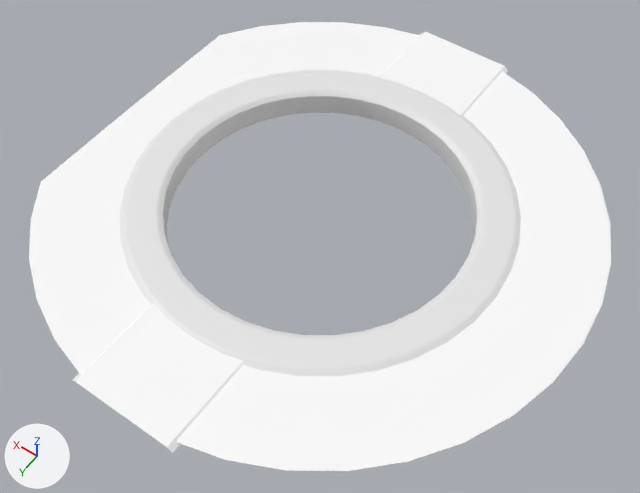
The FBX model Assets/Models/ObjetosEscalados/ascensor_base.fbx, before and after one commit.
Both versions are drawn from a camera (50 mm lens) standing at (-21.0, 22.1, 24.1) and looking at (-9.5, 6.1, -1.1). Arrows for +X, +Y and +Z are at lower left; the lights stay in place. Where no turn or scale is listed for an object, it has been applied to the vertices.
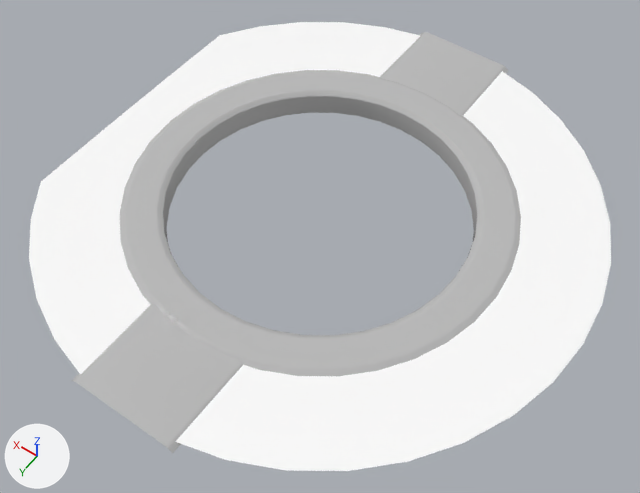
Changed parts and their boxes (x1, y1, x2, y2) in the pictures (640 x 493 px):
'Cylinder002', recoloured (white to grey)
    both: (120, 70, 521, 376)
part 1 of me_mesh_002, built on
    both: (72, 32, 508, 453)

The edits, one by one:
Material 'Material #29' (mat_material__29) is new.
Its base color is (0.5, 0.5, 0.5) (grey #bcbcbc).
Its roughness is 0.0.
me_mesh has 468 vertices, 432 faces and spans x -16.12..-1.62, y -2.14..12.37, z -1.48..-0.3.
me_mesh now uses material mat_material__29 (grey #bcbcbc).
me_mesh_002 is used by ob_box032; location (0.0, 0.0, 0.0).
me_mesh_002 had 16 vertices, 6 faces and spanned x -10.9..-6.8, y -5.2..15.4, z -0.1..0.1.
me_mesh_002 no longer uses material mat_material__28 (white #ffffff).
me_mesh_002 now has 40 vertices, 14 faces and spans x -10.9..-6.8, y -5.2..15.4, z -0.1..0.1.
Part 1, on me_mesh_002:
6 faces are deleted.
24 vertices are added at x -10.8..-6.9, y -5.2..15.4, z 0.0..0.1.
14 new faces join them.
me_mesh_002 now uses material mat_material__29 (grey #bcbcbc).
